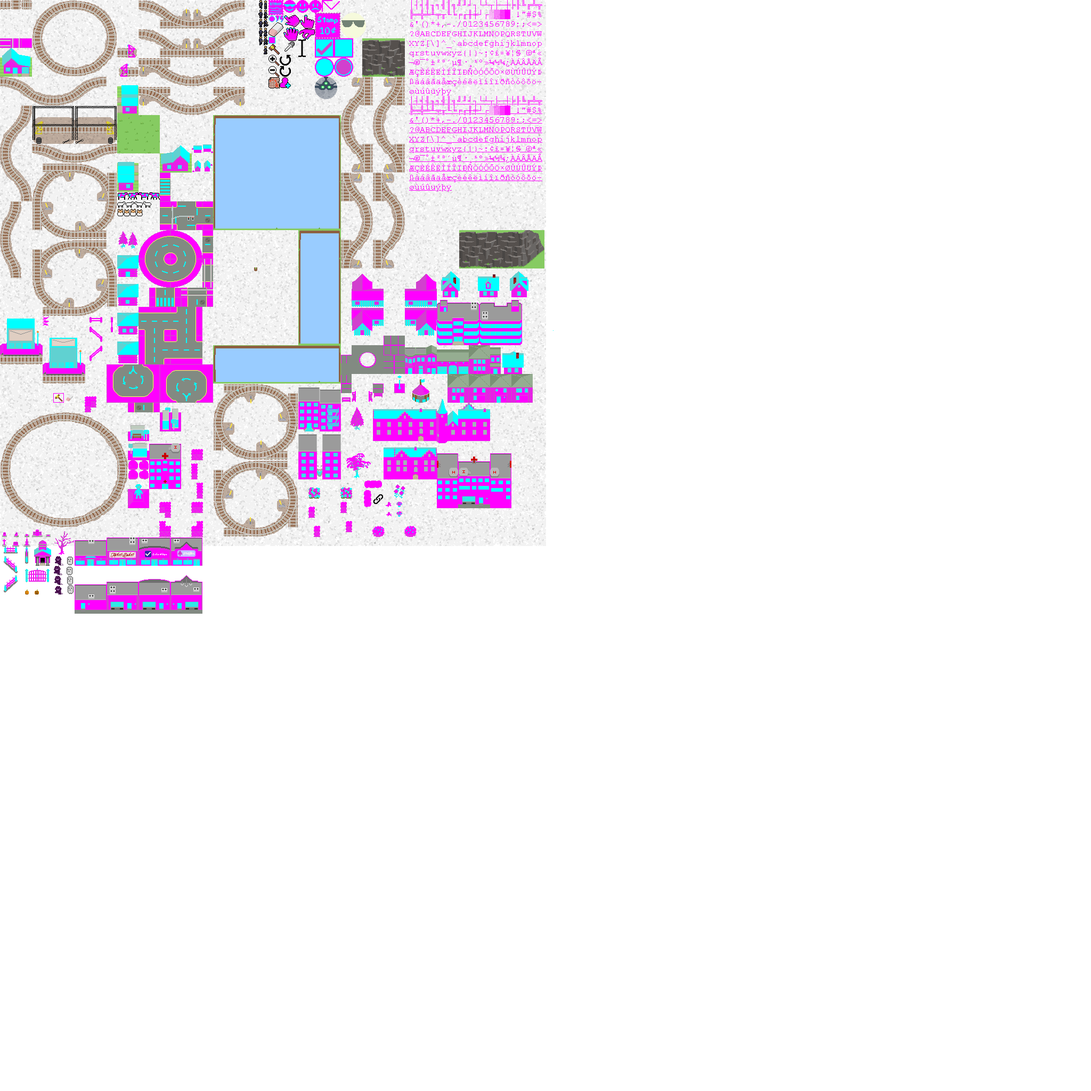
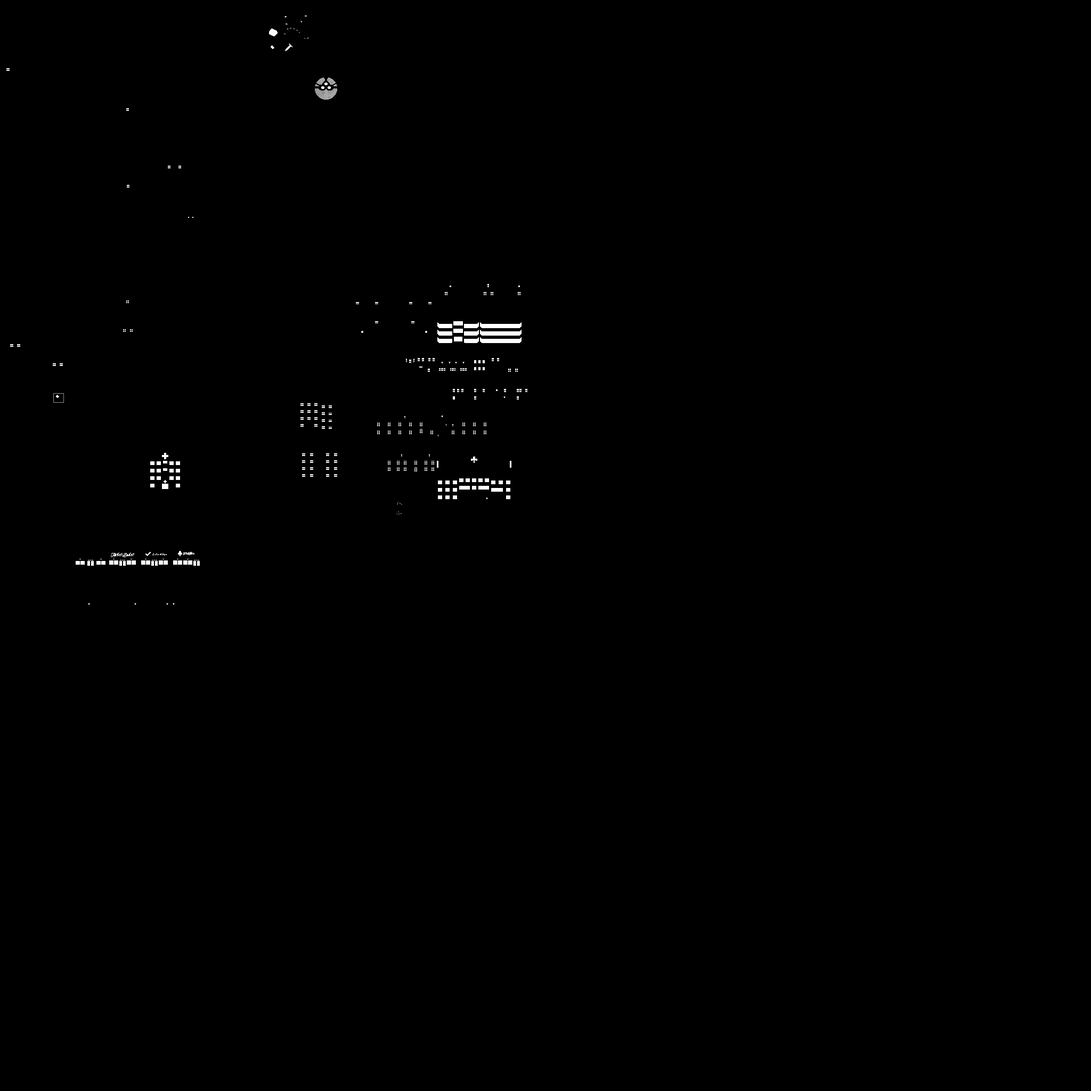
The second w=1091, h=1091 image is a revision of the first. Changes to its layers:
showed "Layer #2", painted on it over [0, 0, 1091, 1091]
painted on "Pasted Layer #3" over [314, 12, 367, 100]
